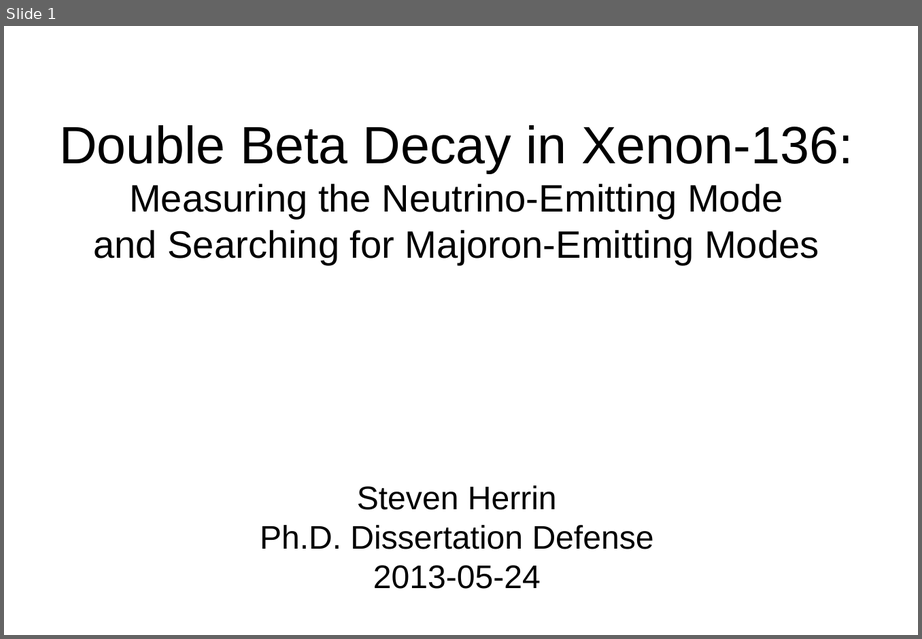
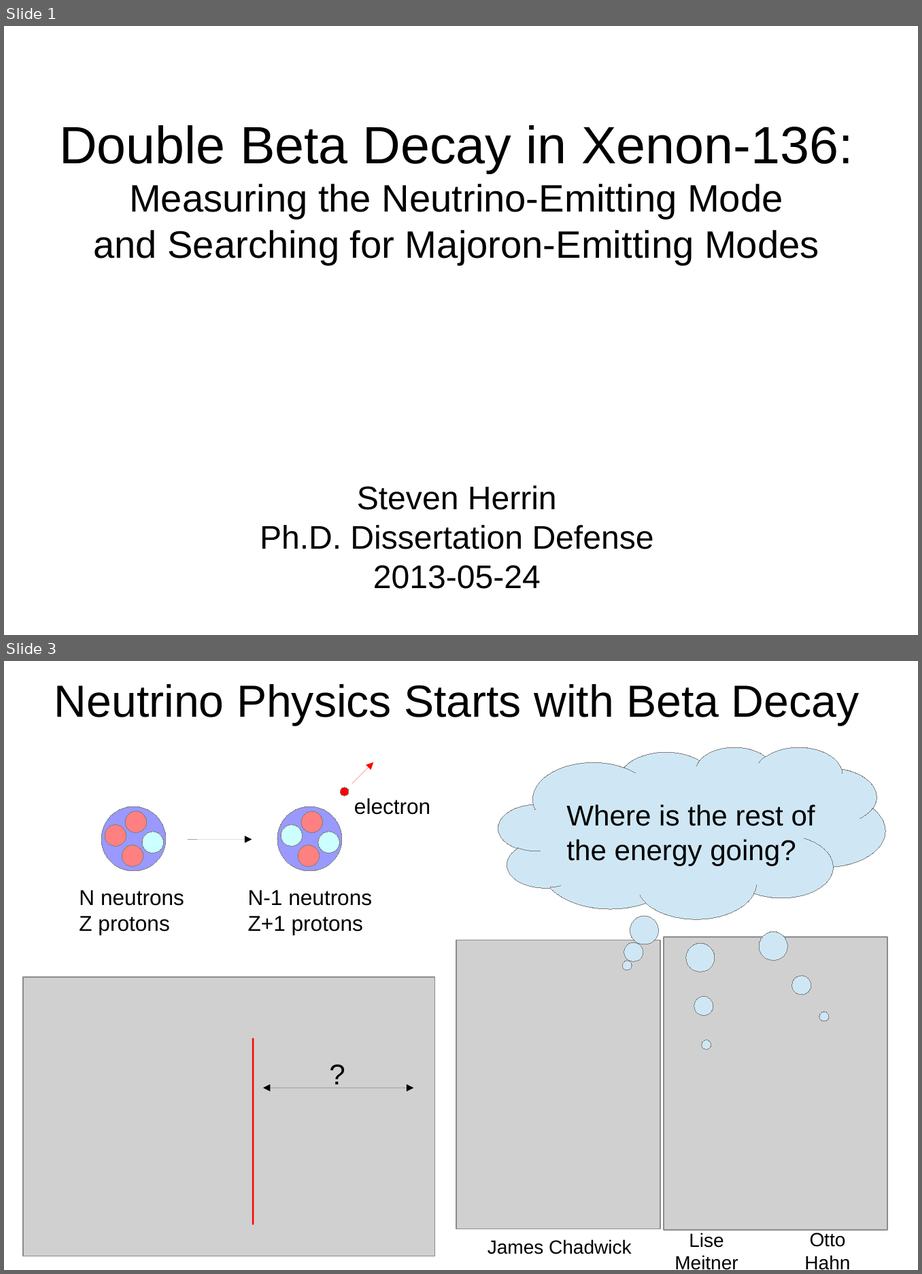
Before and after one commit to steveherrin/PhDThesis, a slide deck: Defense Presentation/Herrin-20130524-PhDDefense.odp. Shown one above the other, each under a label of ours: slide 1 before the commit, slides 1 and 3 after it; the slides between them are not shown. The pictures are 922x639 and 922x1274 pixels, drawn with LibreOffice and Linux fonts; fonts in the diff are those of the drawing; grey boxes stand for pictures. Boxes give left, top, right and bottom in pixels: in the first picture for what was removed or moved away, otherwise in the second. Text is boxed around its words. In the diff, an @@ line names an element or a change of style, - is before the commit and + after.

Commit message:
Start adding slides.

```diff
--- a/Defense Presentation/Herrin-20130524-PhDDefense.odp
+++ b/Defense Presentation/Herrin-20130524-PhDDefense.odp
@@ slide 3 added at (4,661,918,1270), background #FFFFFF @@
@@ title added at (54,684,859,725), 37.7 pt, text #000000 @@
+Neutrino Physics Starts with Beta Decay
@@ thought cloud added at (498,747,885,919), fill #CFE7F5, outline #808080 0 pt @@
@@ thought cloud added at (498,747,885,919), fill #CFE7F5, outline #808080 0 pt @@
@@ thought cloud added at (498,747,885,919), fill #CFE7F5, outline #808080 0 pt @@
@@ group added at (79,762,430,935): 11 ellipses, 3 texts, 2 arrows @@
+N neutrons
+Z protons
+N-1 neutrons
+Z+1 protons
+electron
@@ text added at (566,804,815,866), 24 pt, text #000000 @@
+Where is the rest of the energy going?
@@ picture added at (456,940,660,1229) @@
@@ picture added at (664,937,887,1230) @@
@@ picture added at (23,977,434,1257) @@
@@ line added from (254, 1225) to (254, 1038), #FF0000 1.45 pt @@
@@ text added at (322,1052,354,1089), 24 pt, text #000000 @@
+?
@@ double arrow added from (263, 1088) to (413, 1088), #000000 0 pt @@
@@ text added at (487,1240,631,1255), 16 pt, text #000000 @@
+James Chadwick
@@ text added at (674,1233,738,1270), 16 pt, text #000000 @@
+Lise
+Meitner
@@ text added at (804,1233,850,1270), 16 pt, text #000000 @@
+Otto
+Hahn
```
Also in this commit, not shown: 1 other slide added.
